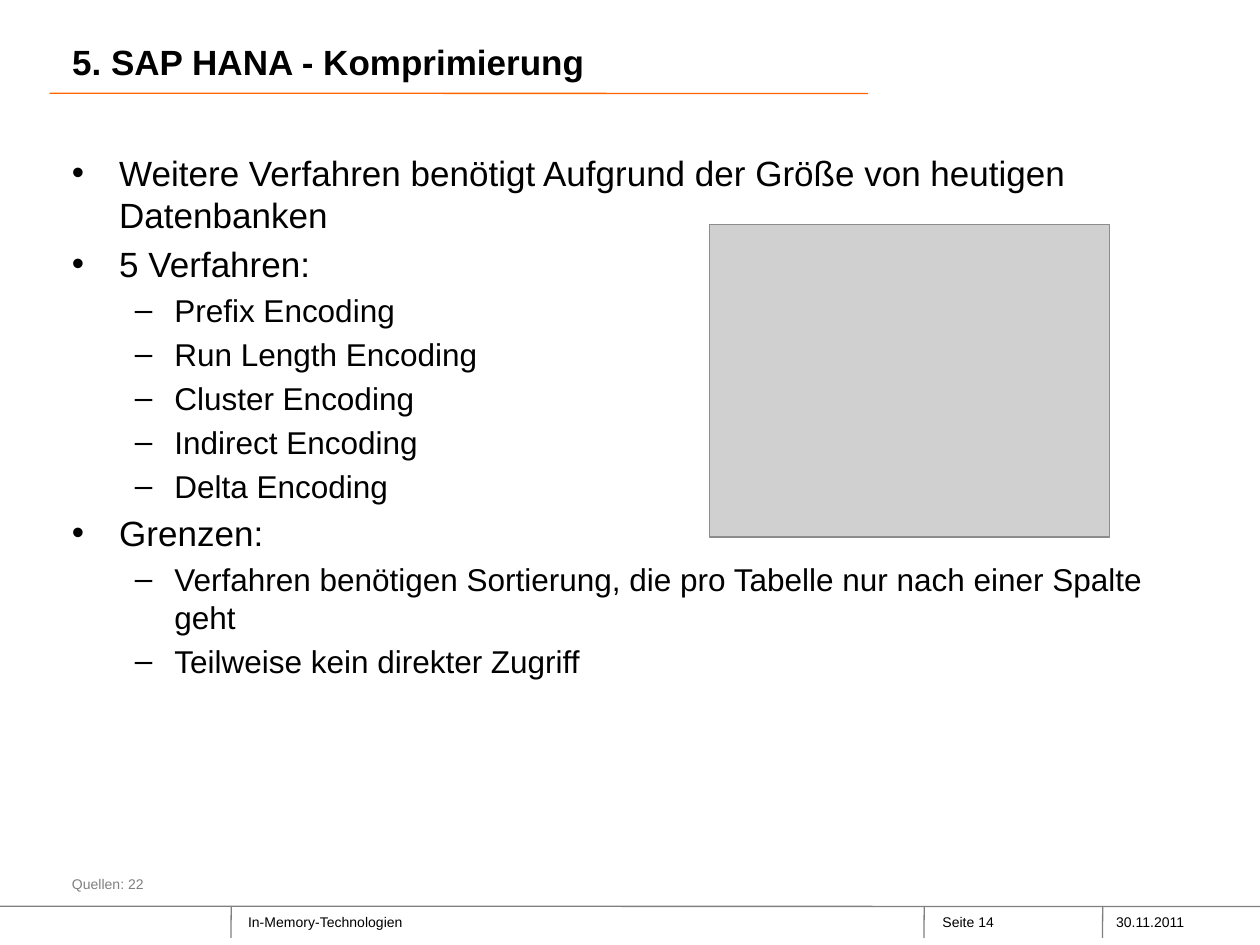
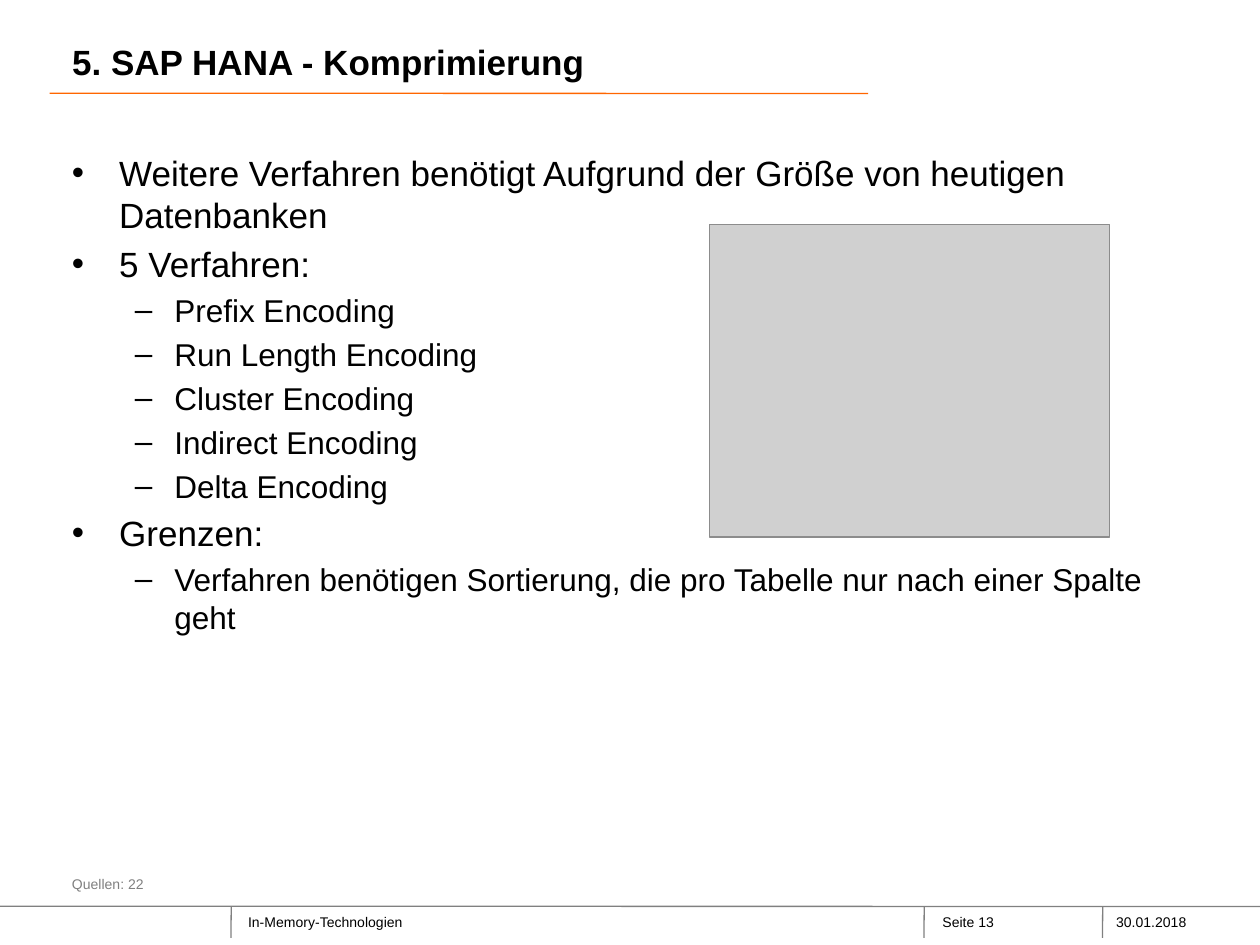
Before and after one commit to Philwi/ProjektseminarInMemory, a slide deck: slide 13 of FINAL.pptx (slide 14 before the commit). Drawn at 1260x945 pixels with LibreOffice and Linux fonts; fonts in the diff are those of the drawing; grey boxes stand for pictures; background and template pictures are left out. Boxes give left, top, right and bottom in pixels: in the first picture for what was removed or moved away, otherwise in the second. Text is boxed around its words. In the diff, an @@ line names an element or a change of style, - is before the commit and + after.

```diff
--- a/FINAL.pptx
+++ b/FINAL.pptx
@@ text at (x1=174, y1=650, x2=580, y2=679): paragraph removed @@
-  – Teilweise kein direkter Zugriff
@@ page number at (x1=942, y1=917, x2=994, y2=927): text changed @@
-Seite 14
+Seite 13
@@ text at (x1=1116, y1=917, x2=1186, y2=927): text changed @@
-30.11.2011
+30.01.2018
```
Also in this commit, not shown: 30 other slides changed, 1 slide removed.
